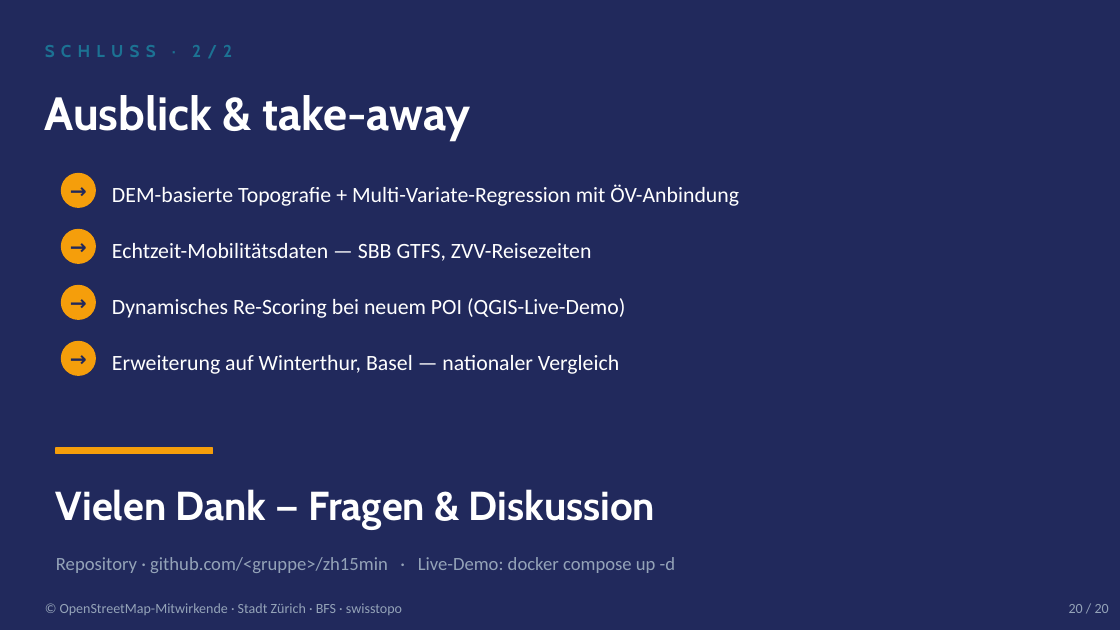
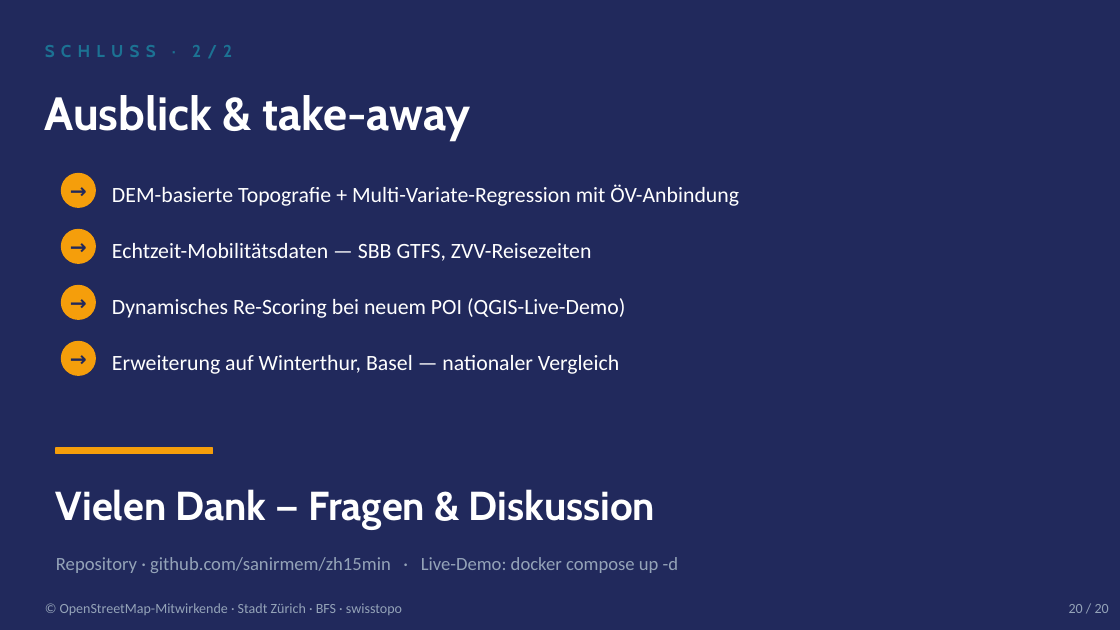
Before and after one commit to sanirmem/zh15min, a slide deck: slide 20 of reports/zh15min_slides.pptx. Drawn at 1120x630 pixels with LibreOffice and Linux fonts; fonts in the diff are those of the drawing. Boxes give left, top, right and bottom in pixels: in the first picture for what was removed or moved away, otherwise in the second. Text is boxed around its words. In the diff, an @@ line names an element or a change of style, - is before the commit and + after.

```diff
--- a/reports/zh15min_slides.pptx
+++ b/reports/zh15min_slides.pptx
@@ text at <box>56,557,679,573</box>: text changed @@
-Repository · github.com/<gruppe>/zh15min · Live-Demo: docker compose up -d
+Repository · github.com/sanirmem/zh15min · Live-Demo: docker compose up -d
```
Also in this commit, not shown: 1 other slide changed, 5 other files.
